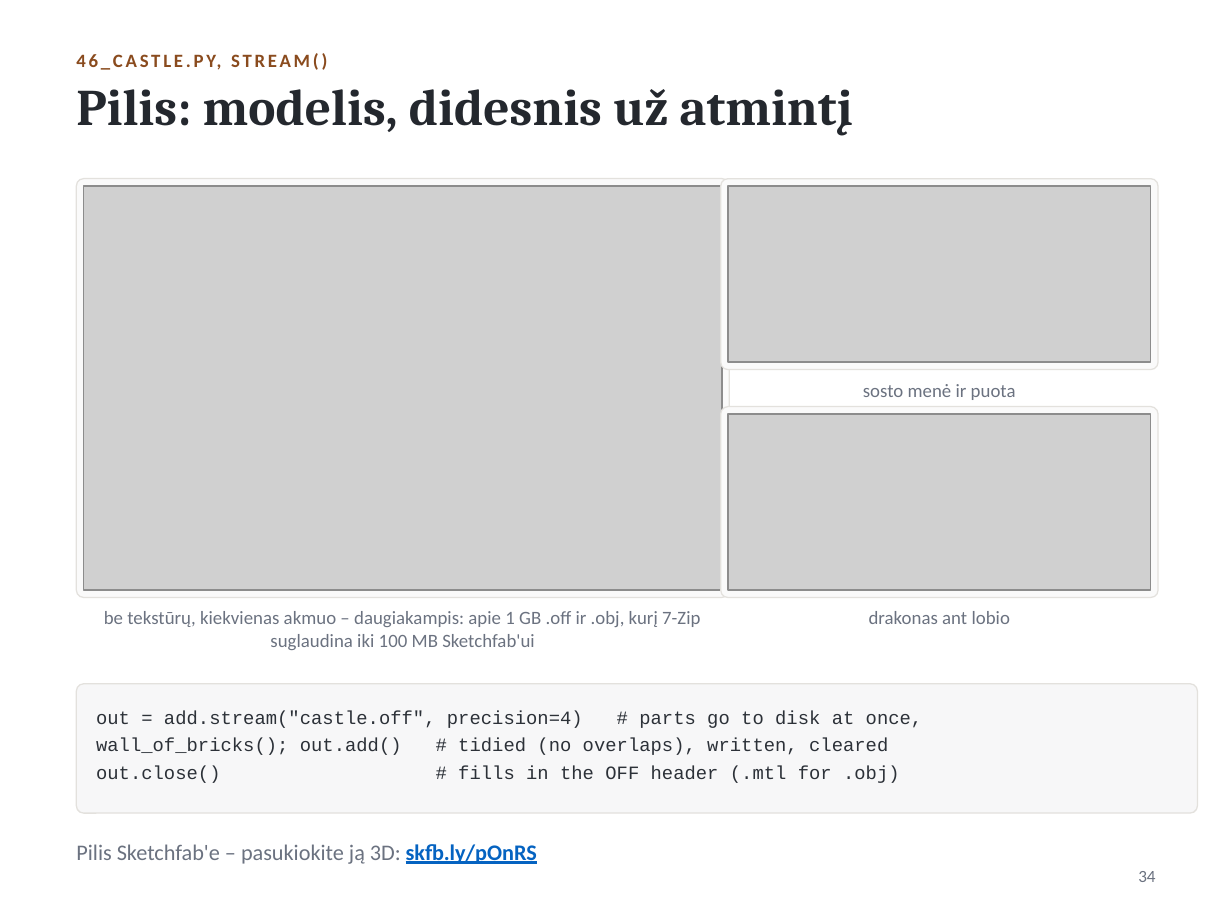
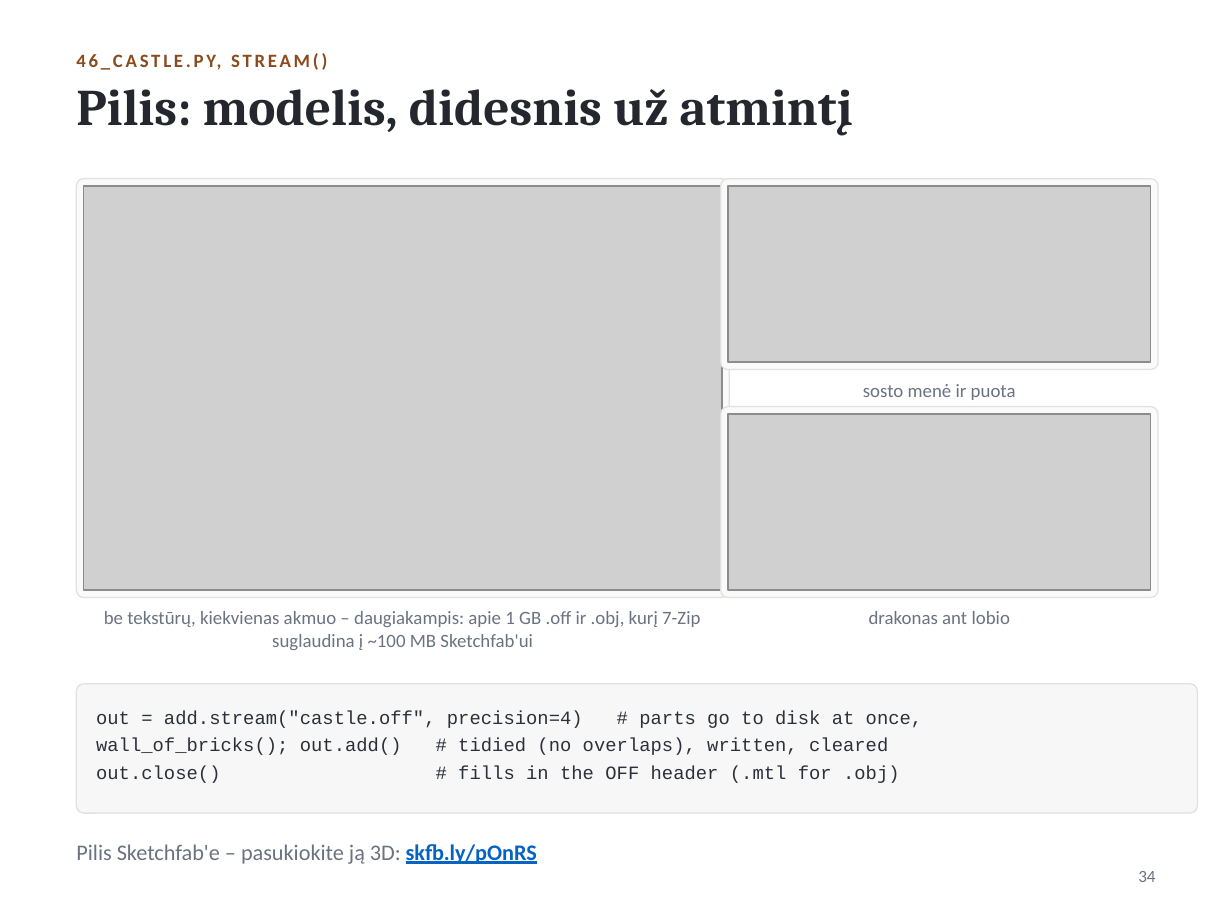
Before and after one commit to akatasis/add3d, a slide deck: slide 35 of slides/add_py_2026_lt.pptx. Drawn at 1232x924 pixels with LibreOffice and Linux fonts; fonts in the diff are those of the drawing; grey boxes stand for pictures. Boxes give left, top, right and bottom in pixels: in the first picture for what was removed or moved away, otherwise in the second. Text is boxed around its words. In the diff, an @@ line names an element or a change of style, - is before the commit and + after.

```diff
--- a/slides/add_py_2026_lt.pptx
+++ b/slides/add_py_2026_lt.pptx
@@ text at [104, 611, 700, 650]: text changed @@
-be tekstūrų, kiekvienas akmuo – daugiakampis: apie 1 GB .off ir .obj, kurį 7-Zip suglaudina iki 100 MB Sketchfab'ui
+be tekstūrų, kiekvienas akmuo – daugiakampis: apie 1 GB .off ir .obj, kurį 7-Zip suglaudina į ~100 MB Sketchfab'ui
```
Also in this commit, not shown: 1 other slide changed, 30 other files.
